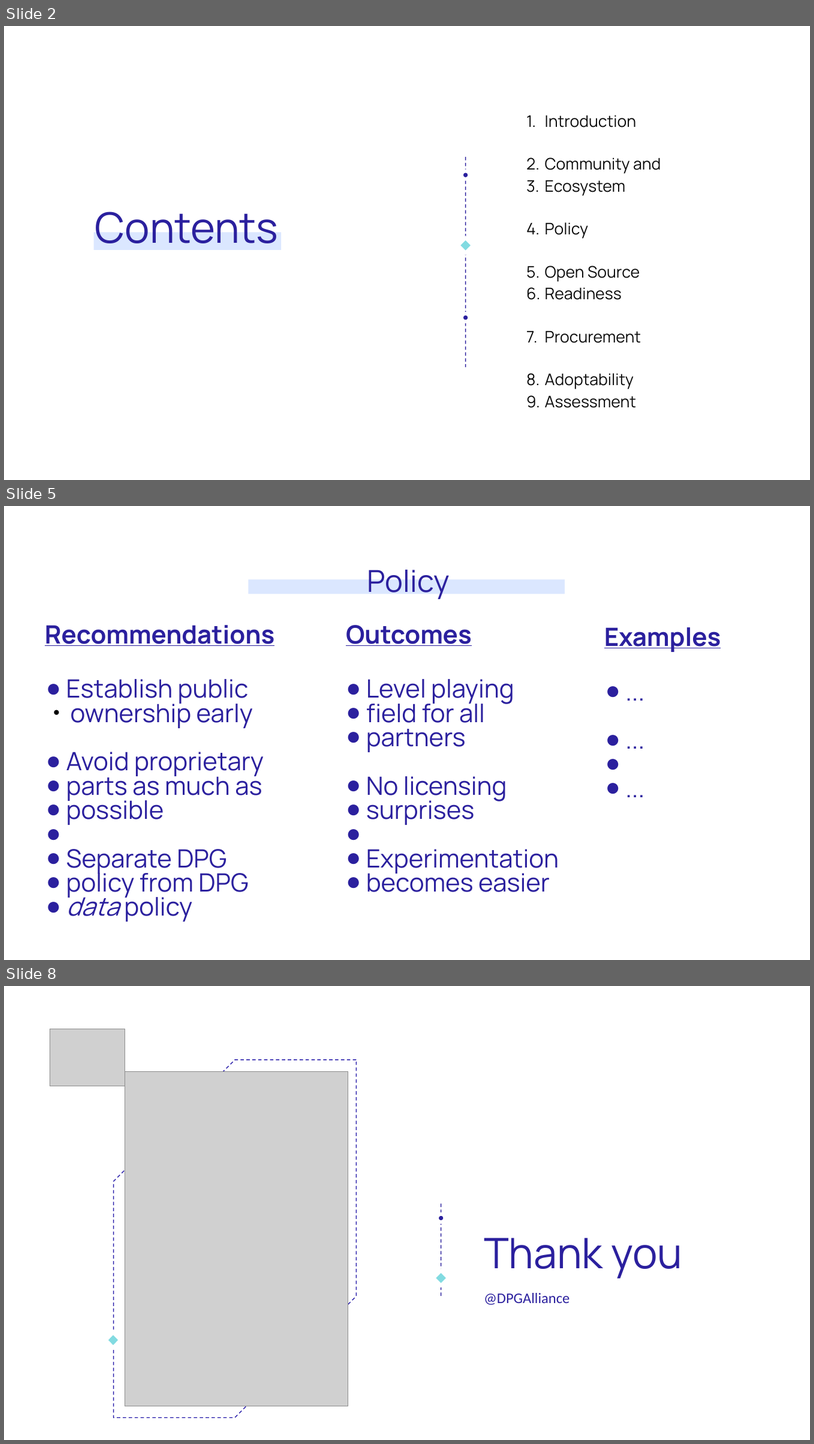
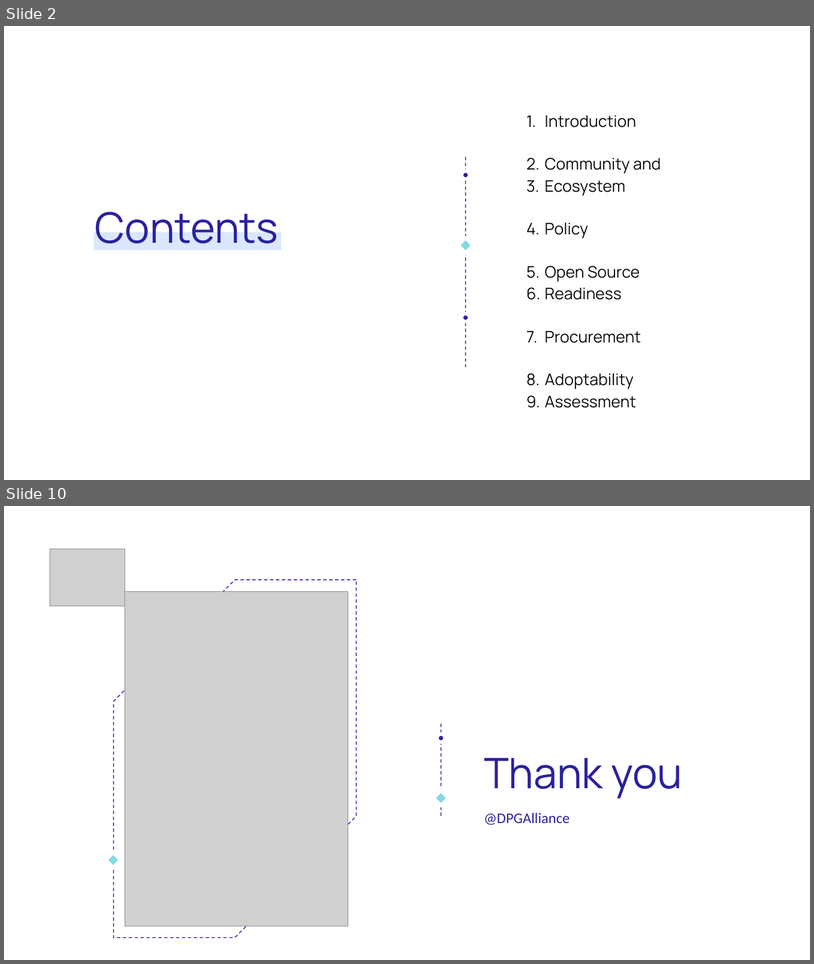
Before and after one commit to unicef/publicgoods-toolkit, a slide deck: dpg-toolkit-overview.odp. Shown one above the other, each under a label of ours: slides 2, 5 and 8 before the commit, slides 2 and 10 after it; the slides between them are not shown. The pictures are 814x1444 and 814x964 pixels, drawn with LibreOffice and Linux fonts; fonts in the diff are those of the drawing; grey boxes stand for pictures. Boxes give left, top, right and bottom in pixels: in the first picture for what was removed or moved away, otherwise in the second. Text is boxed around its words. In the diff, an @@ line names an element or a change of style, - is before the commit and + after.

```diff
--- a/dpg-toolkit-overview.odp
+++ b/dpg-toolkit-overview.odp
@@ slide 5 removed at (4,506,810,960), background #FFFFFF @@
@@ text removed at (368,570,450,599) @@
-Policy
@@ rectangle removed at (248,580,565,594) @@
@@ text removed at (45,625,275,646) @@
-Recommendations
@@ text removed at (346,625,472,646) @@
-Outcomes
@@ text removed at (605,627,722,652) @@
-Examples
@@ text removed at (603,637,810,840) @@
-● ...
-● ...
-● ...
@@ text removed at (66,679,264,921) @@
-● Establish public
-  ● ownership early
-● Avoid proprietary
-● parts as much as
-● possible
-● Separate DPG
-● policy from DPG
-● data policy
@@ text removed at (366,679,559,892) @@
-● Level playing
-● field for all
-● partners
-● No licensing
-● surprises
-● Experimentation
-● becomes easier
@@ what was slide 8 is now slide 10 @@
```
Also in this commit, not shown: 3 slides changed, 4 slides added, 1 other slide removed, 2 other files.
